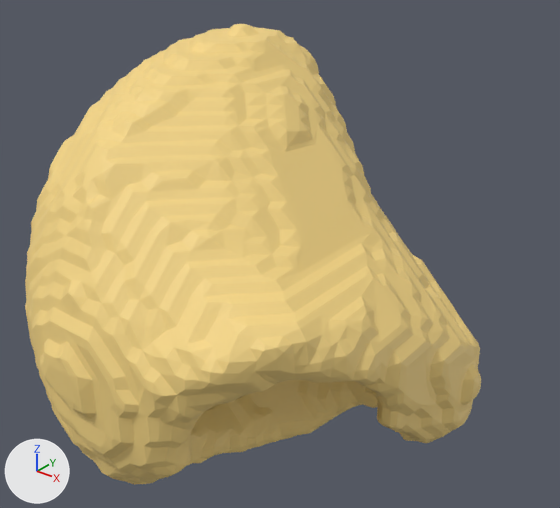
A saved change to the glTF model static/models/myocardium_broken/prompt.glb.
Both versions are drawn from a camera (50 mm lens) standing at (0.787, -0.89, 0.63) and looking at (0.028, 0.058, 0.042). The lights are fixed; the arrows at lower left show +X, +Y and +Z. The picture after the commit comes second. Where no turn or scale is listed for an object, it has been applied to the vertices.

The older version as bpy lines, for what is in view:
```python
me_geometry_0 = bpy.data.meshes.new('geometry_0')
me_geometry_0.from_pydata(...)  # 4502 vertices, 9000 faces; spans x -0.384..0.37, y -0.353..0.384, z -0.414..0.4
me_geometry_0.materials.append(mat_material_0)  # yellow #f6d786
ob_geometry_0 = bpy.data.objects.new('geometry_0', me_geometry_0)
ob_geometry_0.location = (0.0, 0.0, 0.0)
```
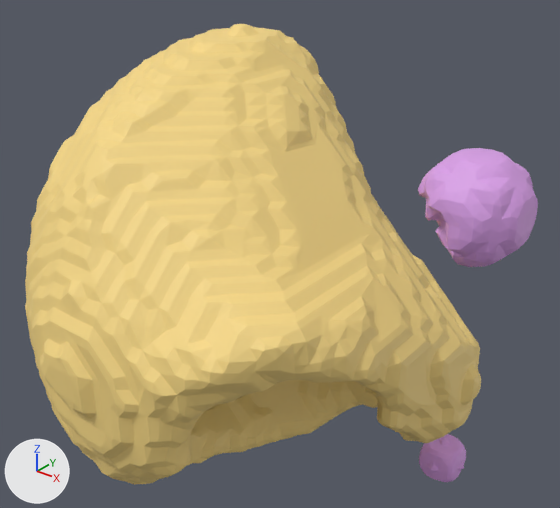
Pixel boxes (x1, y1, x2, y2) of what changed, in the pictures (560 x 508 px):
'geometry_1', added (purple): after (418, 148, 538, 482)

The change, as a diff of the scene's bpy script:
```diff
--- a/static/models/myocardium_broken/prompt.glb.py
+++ b/static/models/myocardium_broken/prompt.glb.py
@@ mat_material_1 @@
+mat_material_1 = principled_material('Material_1')
+mat_material_1.base_color = (0.698, 0.349, 0.8)  # purple #da9fe7
+mat_material_1.roughness = 0.6
@@ me_geometry_1 @@
+me_geometry_1.from_pydata(...)  # 753 vertices, 1472 faces; spans x -0.213..0.478, y -0.088..0.385, z -0.501..0.322
+me_geometry_1.materials.append(mat_material_1)  # purple #da9fe7
@@ ob_geometry_1 @@
+ob_geometry_1 = bpy.data.objects.new('geometry_1', me_geometry_1)
+ob_geometry_1.location = (0.0, 0.0, 0.0)
```
